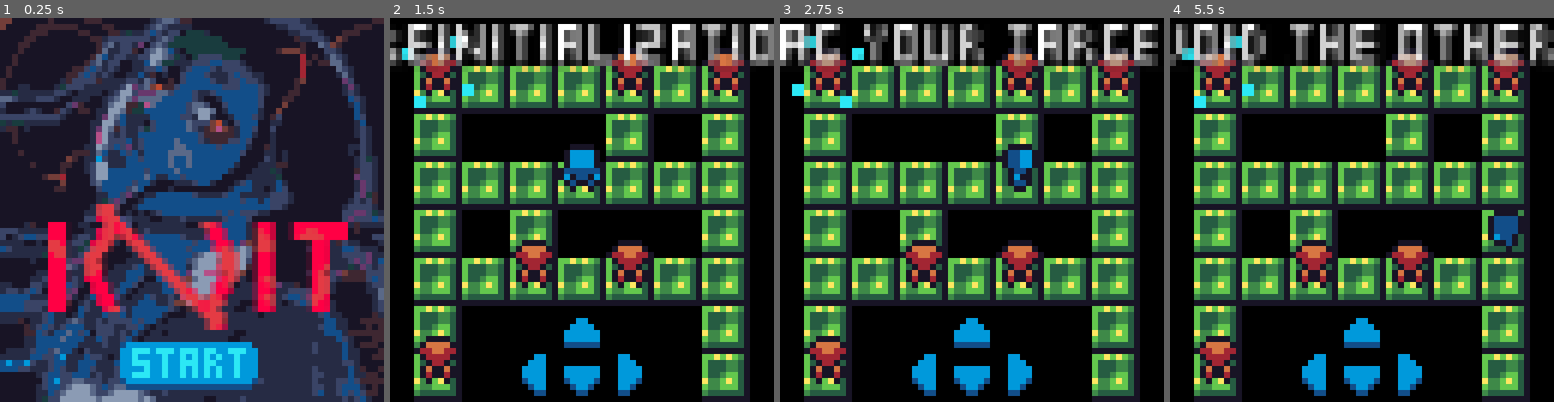
Above: before the commit, frames 1-4 (left to right).
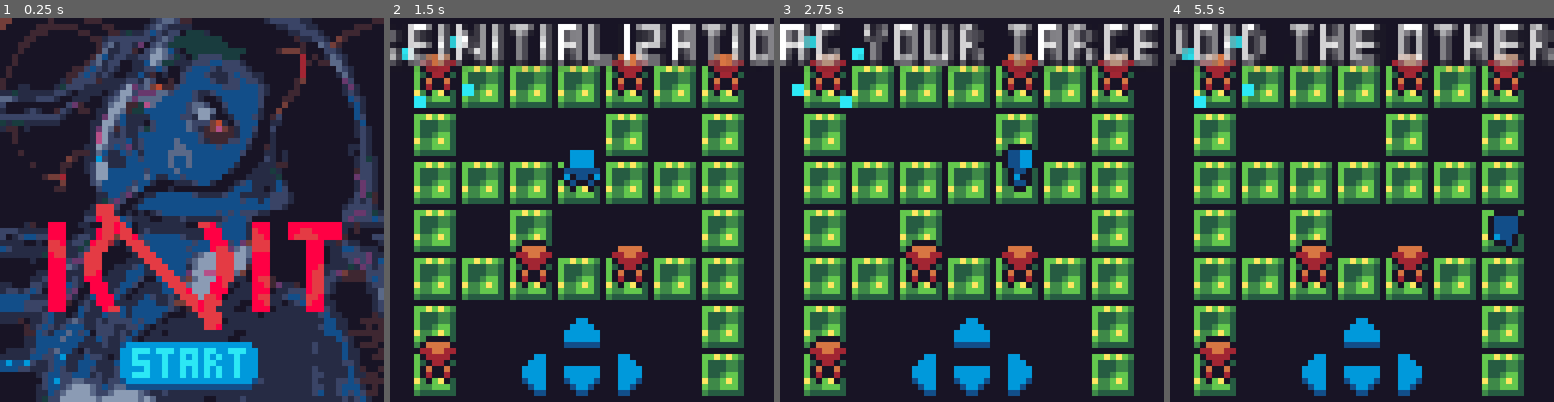
Above: after the commit, the same moments.

Repository: kosinaz/init
Game: Godot game, scene res://scenes/home.tscn
The game is run twice, just before and just after one commit, with the same random seed, the same clock (stepped at 60 frames per second) and the same inputs.
Inputs (mouse positions are in pixels of both pictures, inside the frame that each line leads up to):
- Up to frame 1 (0.25 s): no input
- Up to frame 2 (1.5 s): click (582, 367) at 0.5 s; click (582, 336) at 1.25 s
- Up to frame 3 (2.75 s): click (1014, 371) at 2 s
- Up to frame 4 (5.5 s): hold Right (right) 2.78-3.53 s; hold Down (down) 3.53-4.28 s; hold Right (right) 4.28-5.03 s; hold Up (up) from 5.03 s (still down)

The runs differ from the first frame. In frame 1, 4.4% of the frame differs, in the area x 21-91%, y 48-82%; in frame 2, 41%; in frame 3, 42%; in frame 4, 42%, in the area x 0-100%, y 0-100%.

Commit message:
minor enhancements

Diff:
--- a/project.godot
+++ b/project.godot
@@ -13,6 +13,7 @@
 config/name="init"
 run/main_scene="res://scenes/home.tscn"
 config/features=PackedStringArray("4.1", "GL Compatibility")
+boot_splash/bg_color=Color(0.0941176, 0.0784314, 0.145098, 1)
 config/icon="res://icon.svg"
 
 [display]
@@ -53,6 +54,6 @@
 
 renderer/rendering_method="gl_compatibility"
 renderer/rendering_method.mobile="gl_compatibility"
-environment/defaults/default_clear_color=Color(0, 0, 0, 1)
+environment/defaults/default_clear_color=Color(0.0941176, 0.0784314, 0.145098, 1)
 2d/snap/snap_2d_transforms_to_pixel=true
 2d/snap/snap_2d_vertices_to_pixel=true
--- a/scenes/home.tscn
+++ b/scenes/home.tscn
@@ -61,10 +61,10 @@
 anchor_top = 0.5
 anchor_right = 0.5
 anchor_bottom = 0.5
-offset_left = -24.5
-offset_top = -1.5
-offset_right = 25.5
-offset_bottom = 19.5
+offset_left = -24.0
+offset_top = -1.0
+offset_right = 25.0
+offset_bottom = 20.0
 grow_horizontal = 2
 grow_vertical = 2
 texture = ExtResource("2_r4xvy")
--- a/scenes/win.tscn
+++ b/scenes/win.tscn
@@ -35,16 +35,17 @@
 script = ExtResource("1_ipane")
 
 [node name="Button" type="Button" parent="."]
+custom_minimum_size = Vector2(80, 80)
 layout_mode = 1
 anchors_preset = 8
 anchor_left = 0.5
 anchor_top = 0.5
 anchor_right = 0.5
 anchor_bottom = 0.5
-offset_left = -14.0
-offset_top = -3.0
-offset_right = 14.0
-offset_bottom = 3.0
+offset_left = -40.0
+offset_top = -40.0
+offset_right = 40.0
+offset_bottom = 40.0
 grow_horizontal = 2
 grow_vertical = 2
 theme_override_fonts/font = ExtResource("1_x6lrh")
Binary file changed: assets/title.png
